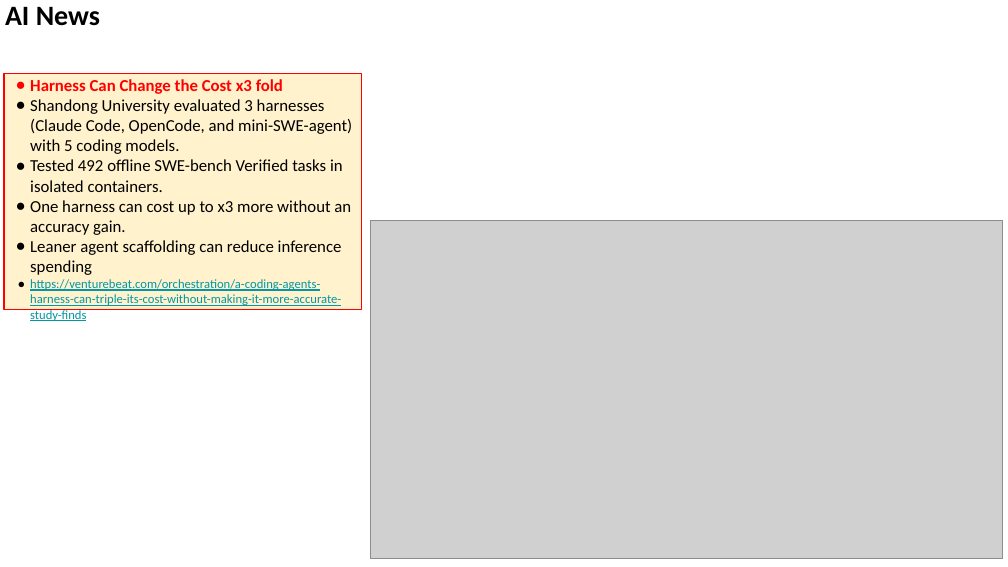
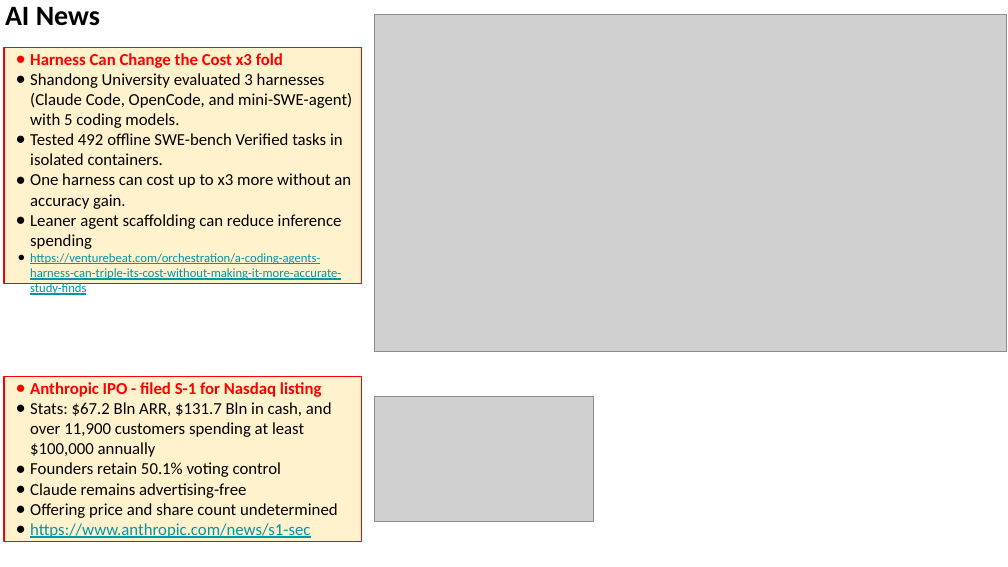
Before and after one commit to lselector/seminar, a slide deck: slide 5 of 2026/2026-10-30-AI-News.pptx. Drawn at 1008x567 pixels with LibreOffice and Linux fonts; fonts in the diff are those of the drawing; grey boxes stand for pictures. Boxes give left, top, right and bottom in pixels: in the first picture for what was removed or moved away, otherwise in the second. Text is boxed around its words. In the diff, an @@ line names an element or a change of style, - is before the commit and + after.

```diff
--- a/2026/2026-10-30-AI-News.pptx
+++ b/2026/2026-10-30-AI-News.pptx
@@ picture moved from (x1=371, y1=221, x2=1003, y2=558) to (x1=374, y1=14, x2=1006, y2=352) @@
@@ rectangle "Harness Can Change the Cost ..." moved from (x1=4, y1=74, x2=362, y2=309) to (x1=4, y1=47, x2=362, y2=283) @@
@@ rectangle added at (x1=4, y1=377, x2=362, y2=542), fill #FFF2CC, outline #FF0000 0.75 pt, 12 pt, text #000000 @@
+● Anthropic IPO - filed S-1 for Nasdaq listing
+● Stats: $67.2 Bln ARR, $131.7 Bln in cash, and over 11,900 customers spending at least $100,000 annually
+● Founders retain 50.1% voting control
+● Claude remains advertising-free
+● Offering price and share count undetermined
+● https://www.anthropic.com/news/s1-sec
@@ picture added at (x1=374, y1=396, x2=593, y2=522) @@
```
Also in this commit, not shown: 4 other slides changed, 6 slides added.
